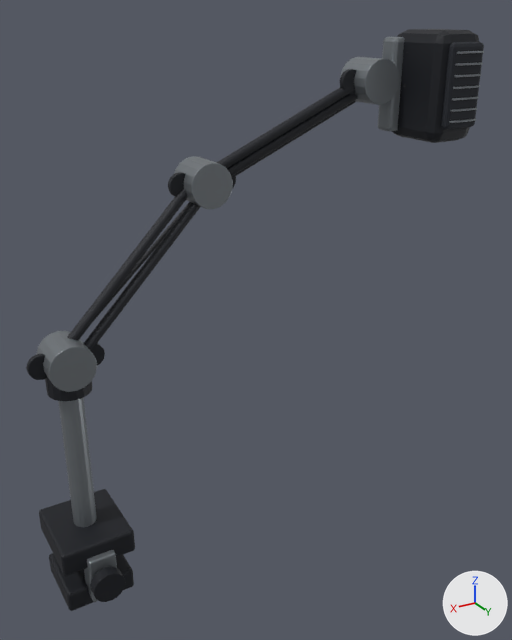
Two versions of the Blender file Tools/modelgen/source/studio_boom_mic.blend, one commit apart.
Rendered twice from a 50 mm camera at (0.33, 1.285, 1.194) aimed at (-0.419, 0.036, 0.569). Arrows for +X, +Y and +Z are at lower right; the lights stay in place. The picture after the commit comes second.

The older version as bpy lines, for what is in view:
```python
me_cube_031 = bpy.data.meshes.new('Cube.031')
me_cube_031.from_pydata(...)  # 2956 vertices, 2608 faces; spans x -0.945..0.08, y -0.095..0.169, z 0.0..1.165
# faces by material slot: [1166, 854, 546, 42]
me_cube_031.materials.append(mat_boom_arm_black_enamel)  # black #181b22
me_cube_031.materials.append(mat_boom_pivot_worn_metal)  # grey #83898e
me_cube_031.materials.append(mat_recesses_and_rubber_002)  # black #11131a
me_cube_031.materials.append(mat_microphone_dark_grille)  # black #20242c
ob_studio_boom_mic = bpy.data.objects.new('studio_boom_mic', me_cube_031)
ob_studio_boom_mic.location = (0.0, 0.0, 0.0)
```
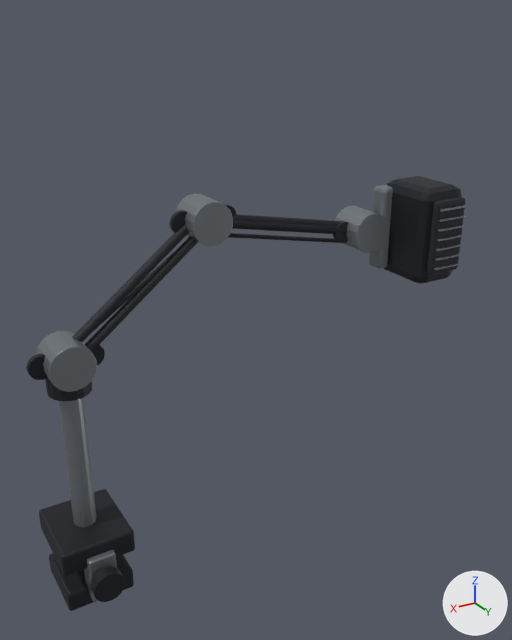
Commit message: adjusted the boom mic position

Boxes (x1, y1, x2, y2) around the edits, measured in the pictures (512 x 640 px; the box of a moved part takes in the faces that stretch with it):
'studio_boom_mic', reshaped (25% shorter): before (26, 29, 484, 611); after (26, 176, 466, 611)
part 1 of me_cube_031, moved or reshaped: before (84, 202, 201, 351); after (85, 236, 198, 352)
part 2 of me_cube_031, moved or reshaped: before (227, 93, 357, 176); after (232, 214, 341, 226)
part 3 of me_cube_031, moved or reshaped: before (67, 189, 188, 340); after (72, 225, 188, 342)
part 4 of me_cube_031, moved or reshaped: before (216, 83, 355, 168); after (232, 220, 347, 234)
part 5 of me_cube_031, moved or reshaped: before (174, 156, 233, 209); after (176, 193, 233, 246)
part 6 of me_cube_031, moved or reshaped: before (231, 174, 236, 187); after (224, 204, 236, 214)
part 7 of me_cube_031, moved or reshaped: before (168, 172, 185, 197); after (170, 210, 187, 233)
part 8 of me_cube_031, moved or reshaped: before (340, 57, 399, 105); after (335, 206, 388, 253)
part 9 of me_cube_031, moved or reshaped: before (340, 69, 356, 94); after (333, 221, 348, 243)
part 10 of me_cube_031, moved or reshaped (mostly hidden): before (91, 202, 191, 324); after (96, 247, 179, 329)
part 11 of me_cube_031, moved or reshaped: before (235, 101, 357, 176); after (228, 233, 339, 243)
part 12 of me_cube_031, moved or reshaped: before (378, 37, 405, 131); after (369, 185, 393, 269)
part 13 of me_cube_031, moved or reshaped: before (392, 29, 479, 143); after (384, 176, 462, 284)
part 14 of me_cube_031, moved or reshaped: before (441, 42, 484, 130); after (427, 197, 465, 275)
part 15 of me_cube_031, moved or reshaped: before (449, 119, 476, 123); after (434, 263, 459, 270)
part 16 of me_cube_031, moved or reshaped: before (450, 108, 477, 112); after (435, 254, 460, 261)
part 17 of me_cube_031, moved or reshaped: before (452, 97, 479, 101); after (436, 244, 461, 251)
part 18 of me_cube_031, moved or reshaped: before (453, 85, 480, 89); after (437, 235, 462, 241)
part 19 of me_cube_031, moved or reshaped: before (454, 51, 484, 77); after (438, 205, 466, 232)

Edits to the bpy script that builds the scene:
```text
Change me_cube_031:
    remove me_cube_031.from_pydata(...)  # 2956 vertices, 2608 faces; spans x -0.945..0.08, y -0.095..0.169, z 0.0..1.165
    add me_cube_031.from_pydata(...)  # 2956 vertices, 2608 faces; spans x -0.945..0.08, y -0.095..0.169, z 0.0..0.838
    me_cube_031 part 1: the loose piece of 96 vertices spanning x -0.373..-0.019, y -0.061..0.011, z 0.552..0.878 is multiplied about its middle by the matrix ((0.925, -0.011, -0.083), (-0.011, 0.998, -0.012), (0.186, 0.027, 0.95)), then moved by (0.0, 0.0, -0.04)
    me_cube_031 part 2: the loose piece of 96 vertices spanning x -0.77..-0.362, y -0.061..0.001, z 0.86..1.07 is multiplied about its middle by the matrix ((0.752, 0.017, -0.526), (0.017, 0.916, 0.053), (0.526, -0.053, 0.75)), then moved by (0.0, 0.0, -0.21)
    me_cube_031 part 3: the loose piece of 96 vertices spanning x -0.321..0.033, y -0.061..0.011, z 0.552..0.878 is multiplied about its middle by the matrix ((0.925, -0.011, -0.083), (-0.011, 0.998, -0.012), (0.186, 0.027, 0.95)), then moved by (0.0, 0.0, -0.04)
    me_cube_031 part 4: the loose piece of 96 vertices spanning x -0.718..-0.31, y -0.061..0.001, z 0.86..1.07 is multiplied about its middle by the matrix ((0.752, 0.017, -0.526), (0.017, 0.916, 0.053), (0.526, -0.053, 0.75)), then moved by (0.0, 0.0, -0.21)
    me_cube_031 part 5: the loose piece of 108 vertices spanning x -0.387..-0.293, y -0.095..-0.005, z 0.822..0.918 is moved by (0.0, 0.0, -0.08)
    me_cube_031 part 6: the loose piece of 96 vertices spanning x -0.418..-0.366, y -0.056..-0.044, z 0.844..0.896 is moved by (0.0, 0.0, -0.08)
    me_cube_031 part 7: the loose piece of 96 vertices spanning x -0.314..-0.262, y -0.056..-0.044, z 0.844..0.896 is moved by (0.0, 0.0, -0.08)
    me_cube_031 part 8: the loose piece of 108 vertices spanning x -0.787..-0.693, y -0.055..0.035, z 1.012..1.108 is moved by (0.0, 0.0, -0.34)
    me_cube_031 part 9: the loose piece of 96 vertices spanning x -0.714..-0.662, y -0.016..-0.004, z 1.034..1.086 is moved by (0.0, 0.0, -0.34)
    me_cube_031 part 10: the loose piece of 96 vertices spanning x -0.343..0.023, y -0.09..-0.03, z 0.537..0.833 is multiplied about its middle by the matrix ((0.893, -0.001, -0.133), (-0.001, 0.903, -0.019), (0.133, 0.019, 0.893)), then moved by (0.0, 0.0, -0.04)
    me_cube_031 part 11: the loose piece of 96 vertices spanning x -0.742..-0.338, y -0.09..-0.04, z 0.826..1.024 is multiplied about its middle by the matrix ((0.752, 0.017, -0.526), (0.017, 0.916, 0.053), (0.526, -0.053, 0.75)), then moved by (0.0, 0.0, -0.21)
    me_cube_031 part 12: the loose piece of 56 vertices spanning x -0.945..-0.775, y -0.018..0.027, z 0.95..1.15 is moved by (0.0, 0.0, -0.33)
    me_cube_031 part 13: the loose piece of 56 vertices spanning x -0.92..-0.8, y -0.015..0.145, z 0.935..1.165 is moved by (0.0, 0.0, -0.33)
    me_cube_031 part 14: the loose piece of 44 vertices spanning x -0.906..-0.814, y 0.144..0.162, z 0.967..1.142 is moved by (0.0, 0.0, -0.33)
    me_cube_031 part 15: the loose piece of 56 vertices spanning x -0.897..-0.823, y 0.162..0.169, z 0.983..0.987 is moved by (0.0, 0.0, -0.33)
    me_cube_031 part 16: the loose piece of 56 vertices spanning x -0.897..-0.823, y 0.162..0.169, z 1.006..1.01 is moved by (0.0, 0.0, -0.33)
    me_cube_031 part 17: the loose piece of 56 vertices spanning x -0.897..-0.823, y 0.162..0.169, z 1.029..1.033 is moved by (0.0, 0.0, -0.33)
    me_cube_031 part 18: the loose piece of 56 vertices spanning x -0.897..-0.823, y 0.162..0.169, z 1.052..1.056 is moved by (0.0, 0.0, -0.33)
    me_cube_031 part 19: all 168 vertices in x -0.897..-0.823, y 0.162..0.169, z 1.075..1.125 are moved by (0.0, 0.0, -0.33)
    other edits to the shape of me_cube_031 do not show in these pictures
```
